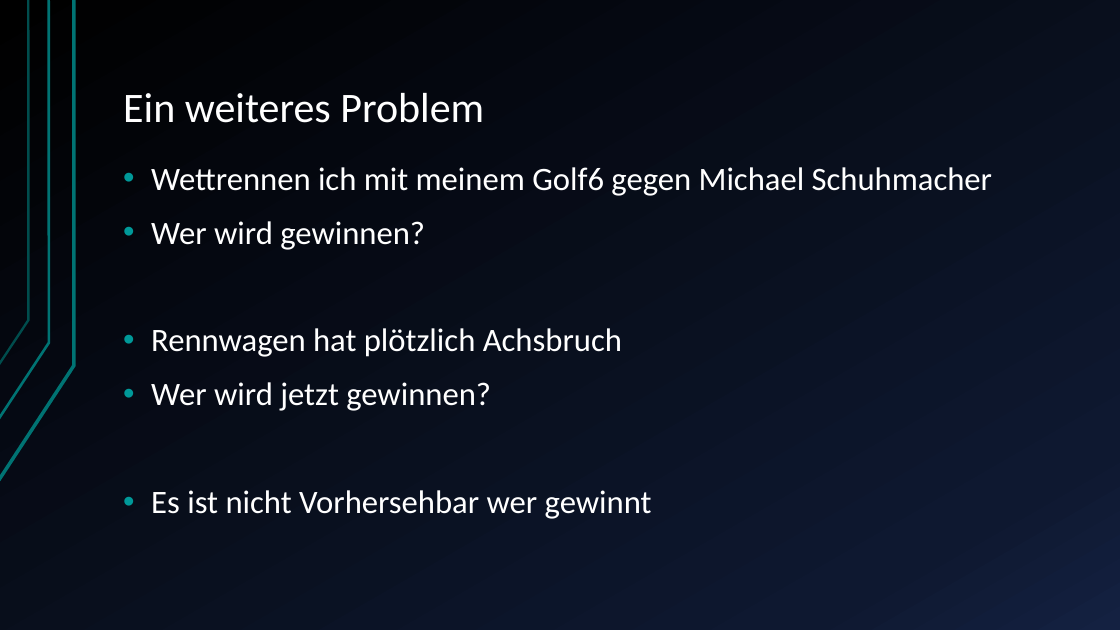
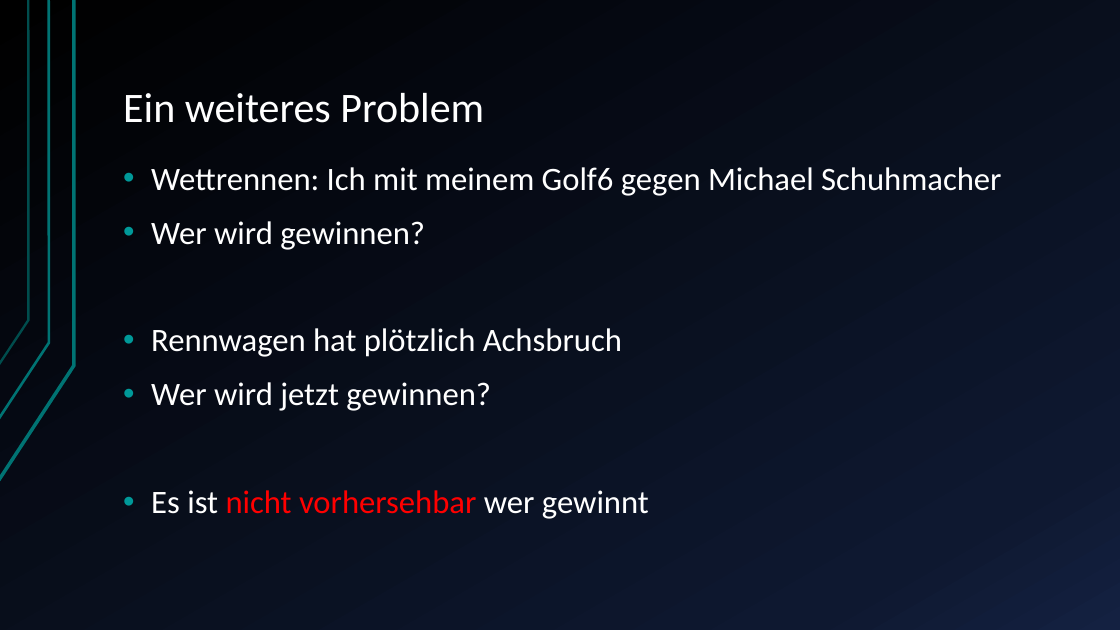
Before and after one commit to JuSteif/Parallelisierung, a slide deck: slide 7 of Ausblick Parallelisierung von Prozessen.pptx. Drawn at 1120x630 pixels with LibreOffice and Linux fonts; fonts in the diff are those of the drawing. Boxes give left, top, right and bottom in pixels: in the first picture for what was removed or moved away, otherwise in the second. Text is boxed around its words. In the diff, an @@ line names an element or a change of style, - is before the commit and + after.

```diff
--- a/Ausblick Parallelisierung von Prozessen.pptx
+++ b/Ausblick Parallelisierung von Prozessen.pptx
@@ text at (x1=151, y1=167, x2=1001, y2=196): text changed @@
-• Wettrennen ich mit meinem Golf6 gegen Michael Schuhmacher
+• Wettrennen: Ich mit meinem Golf6 gegen Michael Schuhmacher
@@ text at (x1=151, y1=490, x2=649, y2=519): text changed; text colour #FFFFFF to #FF0000 @@
-• Es ist nicht Vorhersehbar wer gewinnt
+• Es ist nicht vorhersehbar wer gewinnt
```
Also in this commit, not shown: 10 other slides changed, 1 other file.
